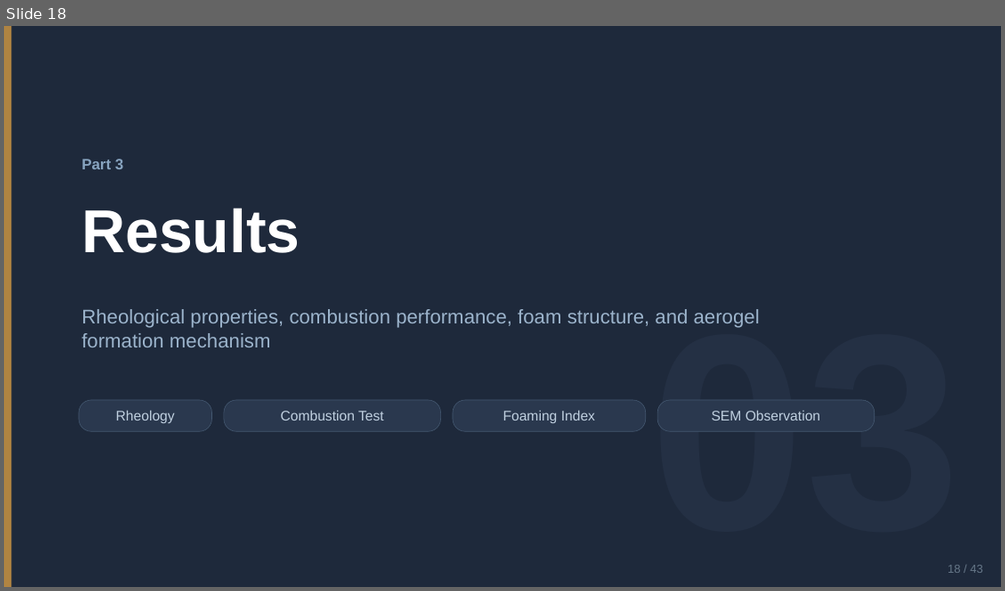
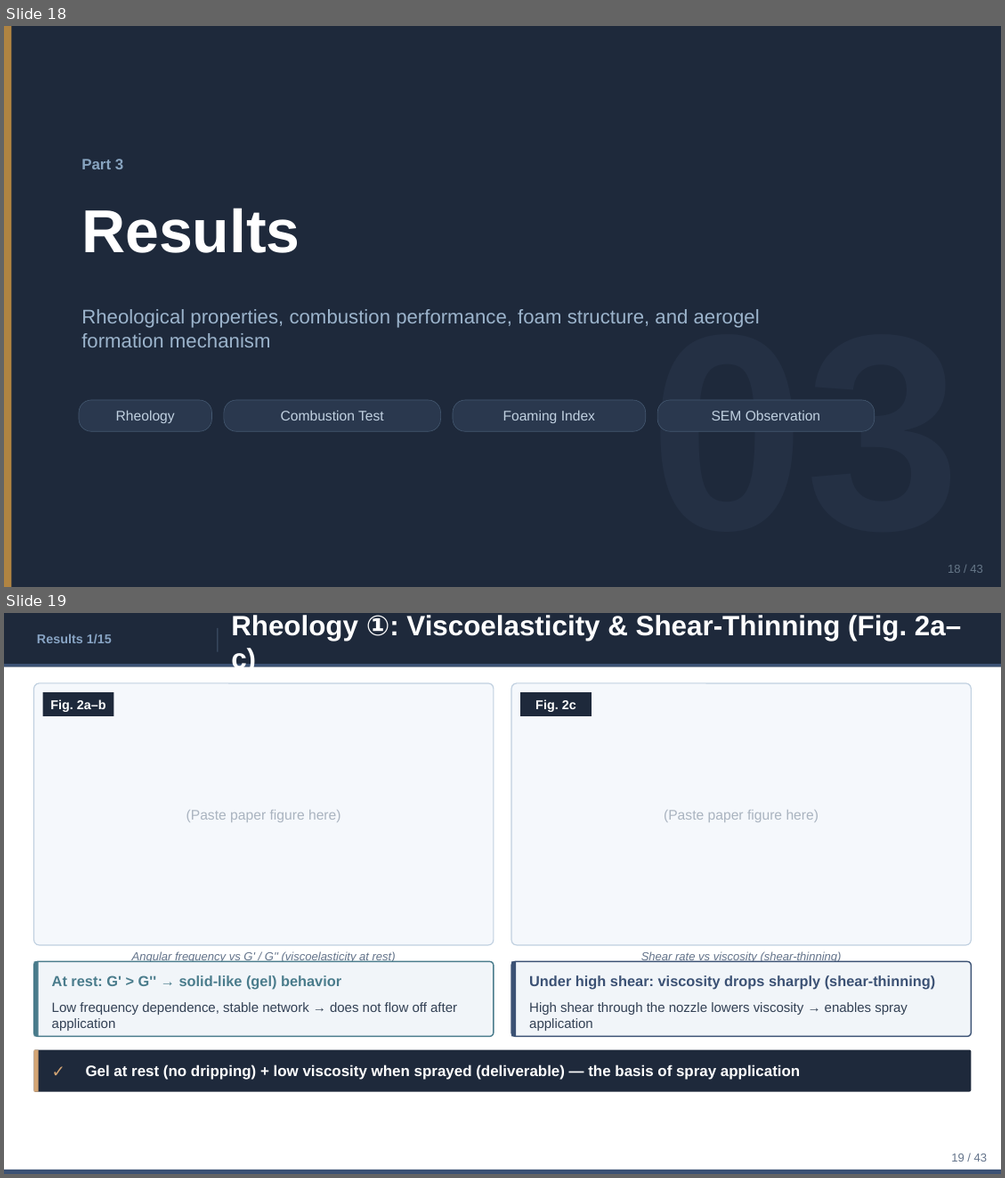
Before and after one commit to ytaisei0525-design/my-first-claude, a slide deck: slides_en.pptx. Shown one above the other, each under a label of ours: slide 18 before the commit, slides 18 and 19 after it. The pictures are 1005x591 and 1005x1178 pixels, drawn with LibreOffice and Linux fonts; fonts in the diff are those of the drawing. Boxes give left, top, right and bottom in pixels: in the first picture for what was removed or moved away, otherwise in the second. Text is boxed around its words. In the diff, an @@ line names an element or a change of style, - is before the commit and + after.

```diff
--- a/slides_en.pptx
+++ b/slides_en.pptx
@@ slide 19 added at <box>4,613,1001,1174</box>, background #FFFFFF @@
@@ rectangle added at <box>4,613,1001,666</box>, fill #1E293B @@
@@ text added at <box>37,633,112,643</box>, 12.3 pt, text #88A4C4, bold @@
+Results 1/15
@@ rectangle added at <box>217,628,218,652</box>, fill #445870 @@
@@ text added at <box>231,615,961,674</box>, 26.9 pt, text #FFFFFF, bold @@
+Rheology ①: Viscoelasticity & Shear-Thinning (Fig. 2a–c)
@@ rectangle added at <box>4,664,1001,666</box>, fill #3B5174 @@
@@ rounded rectangle added at <box>34,683,494,945</box>, fill #F5F8FC, outline #C0D0E0 1 pt @@
@@ rectangle added at <box>43,692,114,716</box>, fill #1E293B @@
@@ rounded rectangle added at <box>512,683,971,945</box>, fill #F5F8FC, outline #C0D0E0 1 pt @@
@@ rectangle added at <box>521,692,591,716</box>, fill #1E293B @@
@@ text added at <box>50,699,106,712</box>, 12.3 pt, text #FFFFFF, bold @@
+Fig. 2a–b
@@ text added at <box>535,699,576,712</box>, 12.3 pt, text #FFFFFF, bold @@
+Fig. 2c
@@ text added at <box>186,810,341,822</box>, 13.4 pt, text #AAB4C0 @@
+(Paste paper figure here)
@@ text added at <box>663,810,819,822</box>, 13.4 pt, text #AAB4C0 @@
+(Paste paper figure here)
@@ text added at <box>132,951,396,962</box>, 11.2 pt, text #64748B, italic @@
+Angular frequency vs G' / G'' (viscoelasticity at rest)
@@ text added at <box>641,951,841,962</box>, 11.2 pt, text #64748B, italic @@
+Shear rate vs viscosity (shear-thinning)
@@ rounded rectangle added at <box>34,962,494,1037</box>, fill #F1F5F9, outline #4A7C8C 1.2 pt @@
@@ rectangle added at <box>34,962,39,1037</box>, fill #4A7C8C @@
@@ text added at <box>52,975,341,989</box>, 14 pt, text #4A7C8C, bold @@
+At rest: G' > G'' → solid-like (gel) behavior
@@ rounded rectangle added at <box>512,962,971,1037</box>, fill #F1F5F9, outline #3B5174 1.2 pt @@
@@ rectangle added at <box>512,962,517,1037</box>, fill #3B5174 @@
@@ text added at <box>529,975,935,989</box>, 14 pt, text #3B5174, bold @@
+Under high shear: viscosity drops sharply (shear-thinning)
@@ text added at <box>52,1002,457,1030</box>, 12.9 pt, text #334155 @@
+Low frequency dependence, stable network → does not flow off after application
@@ text added at <box>529,1002,907,1030</box>, 12.9 pt, text #334155 @@
+High shear through the nozzle lowers viscosity → enables spray application
@@ rounded rectangle added at <box>34,1050,971,1092</box>, fill #1E293B @@
@@ rectangle added at <box>34,1050,39,1092</box>, fill #D4A574 @@
@@ text added at <box>48,1050,79,1092</box>, 15.7 pt, text #D4A574 @@
+✓
@@ text added at <box>86,1064,800,1079</box>, 14.6 pt, text #FFFFFF, bold @@
+Gel at rest (no dripping) + low viscosity when sprayed (deliverable) — the basis of spray application
@@ rectangle added at <box>4,1169,1001,1174</box>, fill #3B5174 @@
@@ text added at <box>951,1153,987,1161</box>, 11.2 pt, text #64748B @@
+19 / 43
```
Also in this commit, not shown: 1 slide changed, 1 slide removed, 4 other files.
